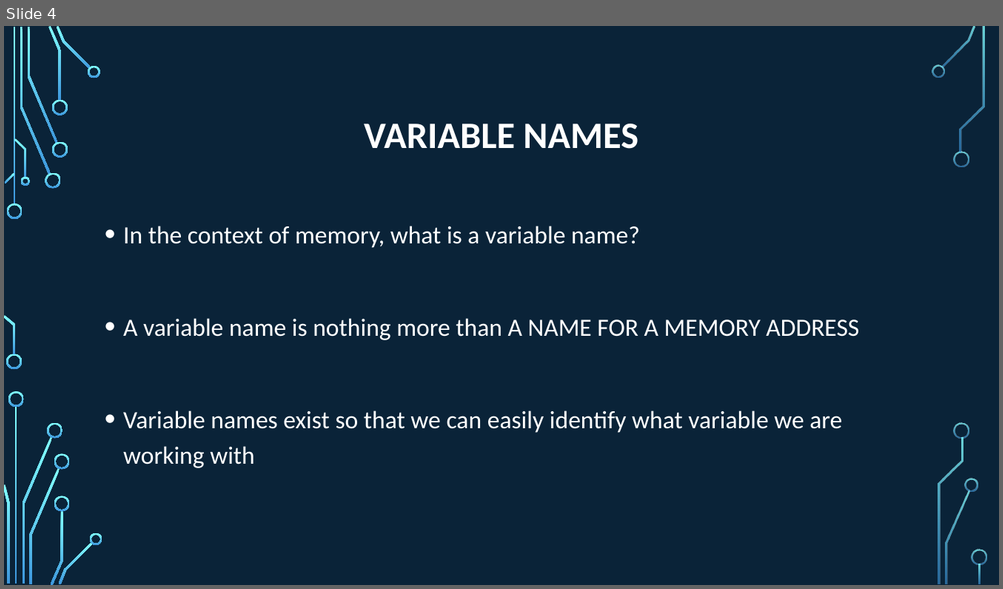
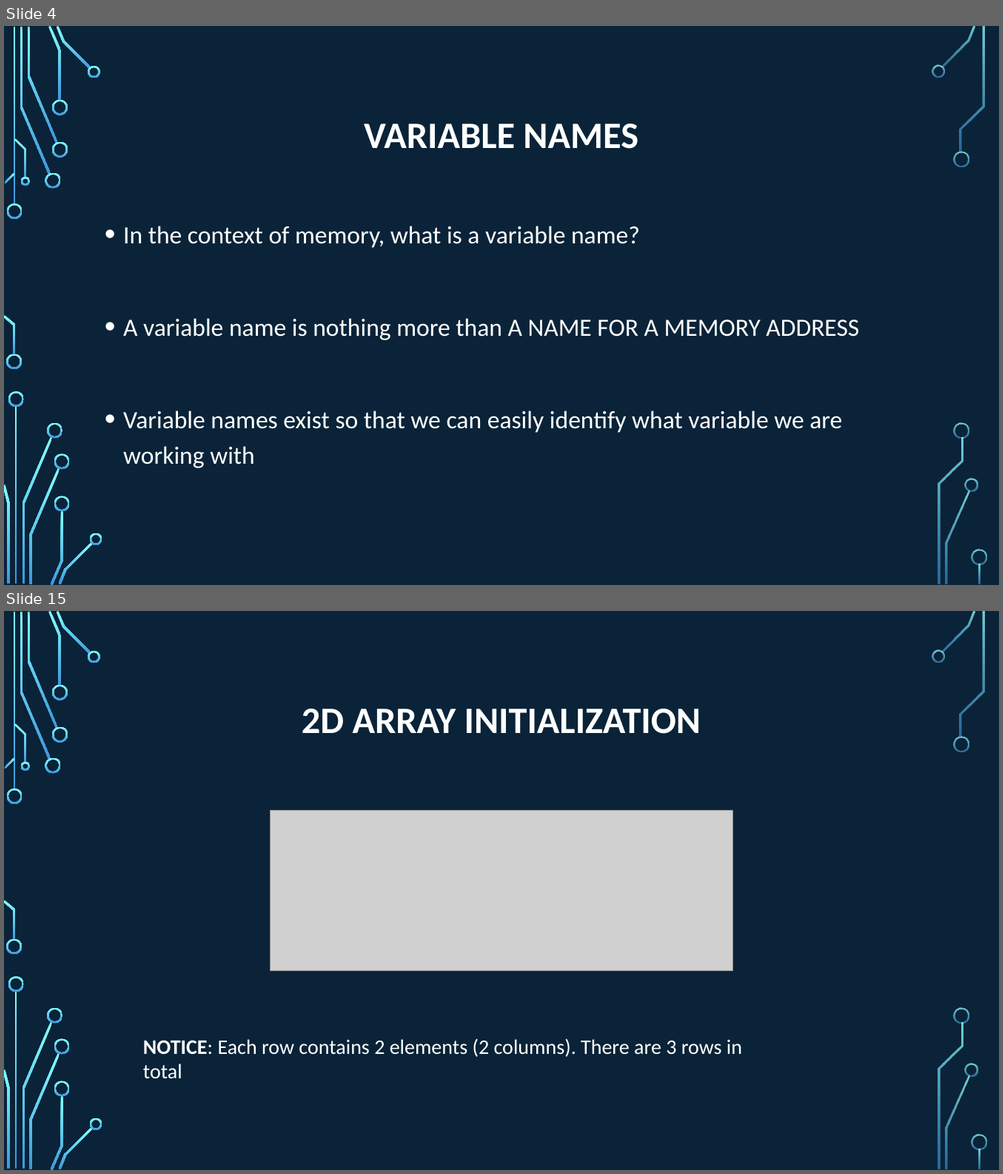
Before and after one commit to psypdt/ZIS_C-_Summer_Course_2019, a slide deck: Day_5/Day_5.pptx. Shown one above the other, each under a label of ours: slide 4 before the commit, slides 4 and 15 after it; the slides between them are not shown. The pictures are 1003x589 and 1003x1174 pixels, drawn with LibreOffice and Linux fonts; fonts in the diff are those of the drawing; grey boxes stand for pictures; background and template pictures are left out. Boxes give left, top, right and bottom in pixels: in the first picture for what was removed or moved away, otherwise in the second. Text is boxed around its words. In the diff, an @@ line names an element or a change of style, - is before the commit and + after.

```diff
--- a/Day_5/Day_5.pptx
+++ b/Day_5/Day_5.pptx
@@ slide 15 added at (4,611,999,1170), background picture (left out); not listed: 36 template elements that a slide beside it also shows @@
@@ title added at (301,709,700,734), 36 pt, text #FFFFFF, bold @@
+2D ARRAY INITIALIZATION
@@ picture added at (270,810,733,971) @@
@@ text added at (143,1039,742,1057), 20 pt, text #FFFFFF @@
+NOTICE: Each row contains 2 elements (2 columns). There are 3 rows in total
```
Also in this commit, not shown: 2 slides changed, 23 other slides added, 1 slide removed, 1 other file.
